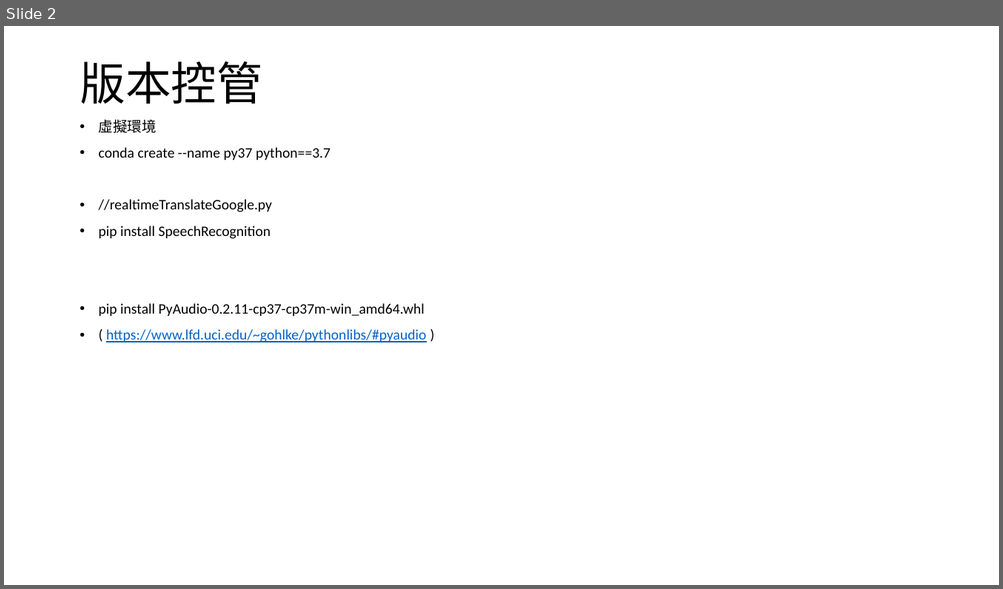
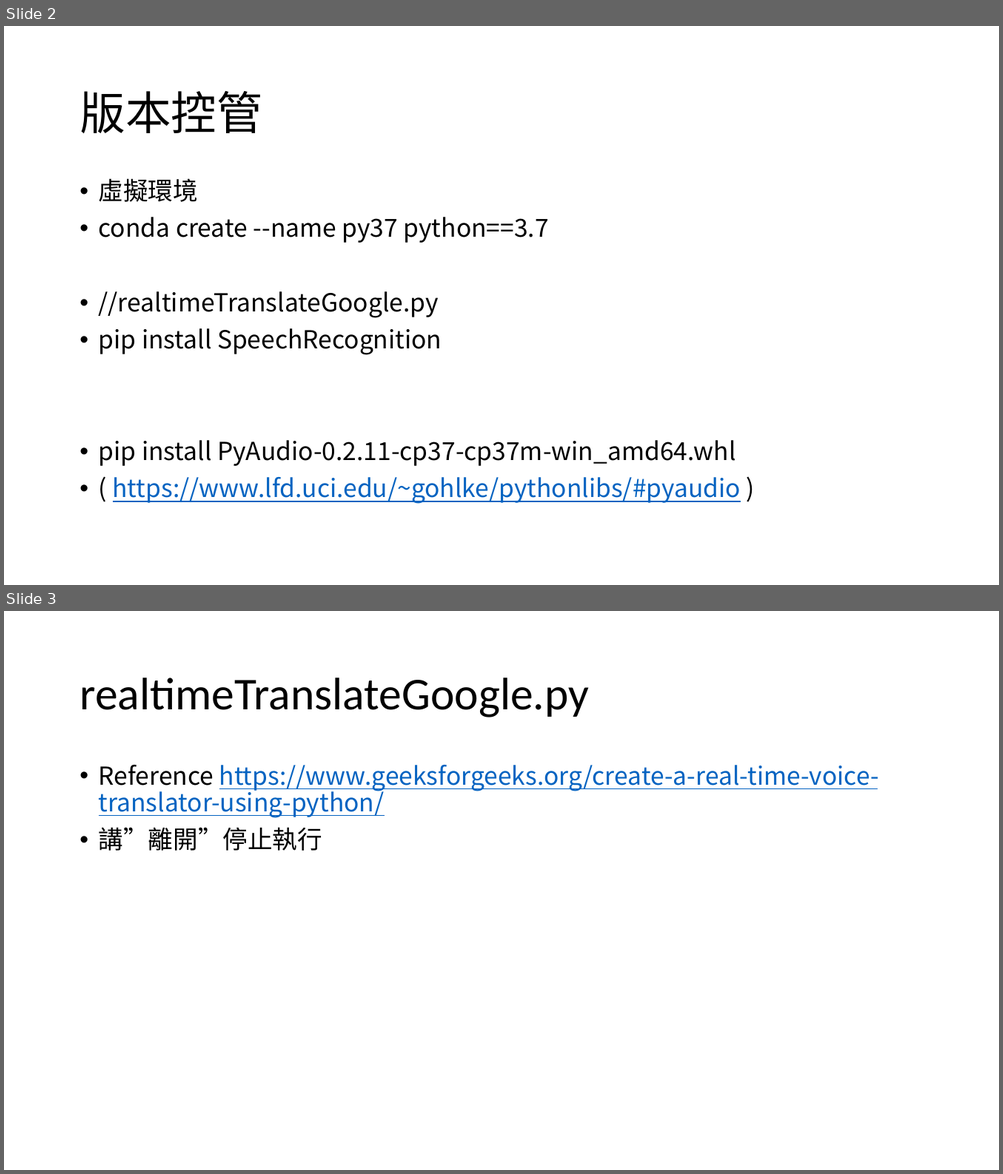
Before and after one commit to Luno82o/FinalProject-Impossible, a slide deck: note.pptx. Shown one above the other, each under a label of ours: slide 2 before the commit, slides 2 and 3 after it. The pictures are 1003x589 and 1003x1174 pixels, drawn with LibreOffice and Linux fonts; fonts in the diff are those of the drawing. Boxes give left, top, right and bottom in pixels: in the first picture for what was removed or moved away, otherwise in the second. Text is boxed around its words. In the diff, an @@ line names an element or a change of style, - is before the commit and + after.

```diff
--- a/note.pptx
+++ b/note.pptx
@@ slide 3 added at box(4, 611, 999, 1170), background #FFFFFF @@
@@ title added at box(79, 678, 589, 718), 44 pt, text #000000 @@
+realtimeTranslateGoogle.py
@@ text added at box(99, 765, 879, 851), 24 pt, text #0563C1, underline @@
+• Reference https://www.geeksforgeeks.org/create-a-real-time-voice-translator-using-python/
+• 講”離開”停止執行
@@ slide 2 changed as well @@
@@ title "版本控管" at box(79, 91, 262, 133): font Calibri to Noto Sans CJK SC @@
@@ text "虛擬環境": place and size @@
-text "虛擬環境" at box(99, 119, 426, 343)
+text "虛擬環境" at box(99, 178, 740, 504)
@@ text "虛擬環境" at box(99, 178, 740, 504): size 14 to 24 pt, font Calibri to Noto Sans CJK SC @@
```
